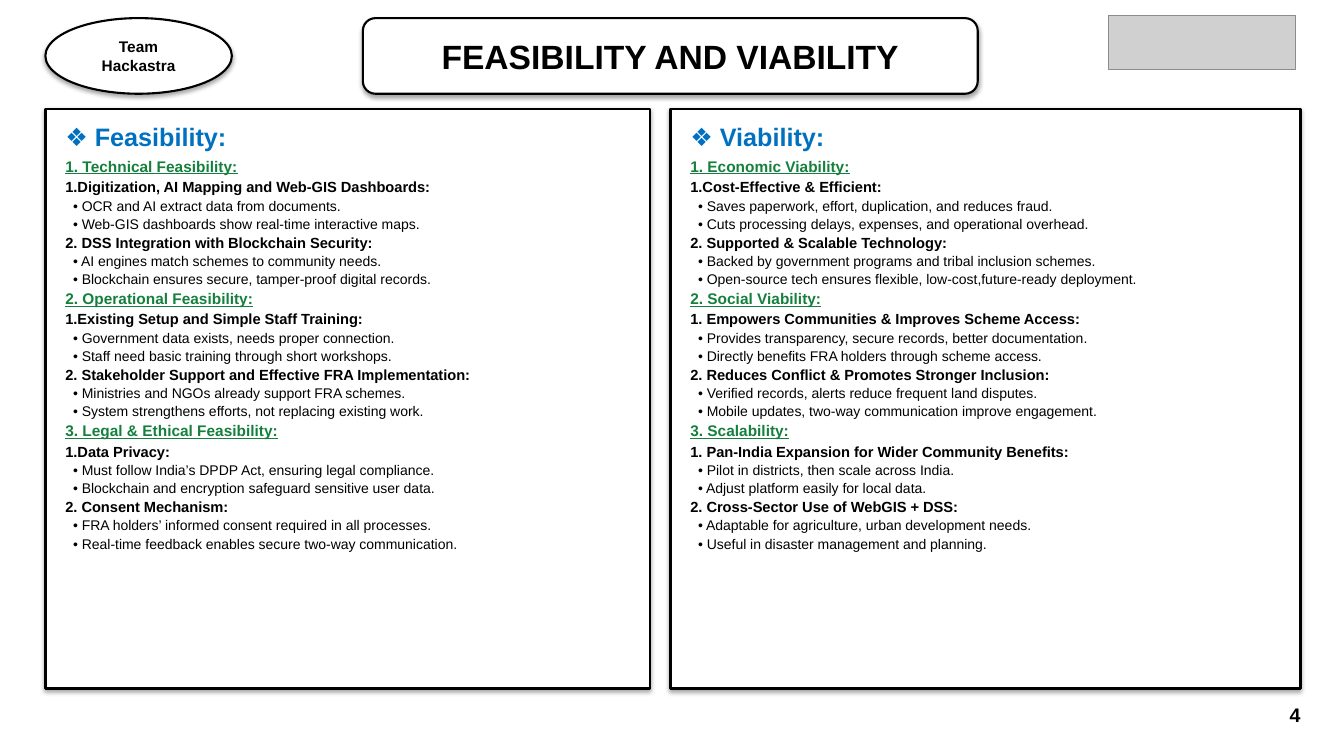
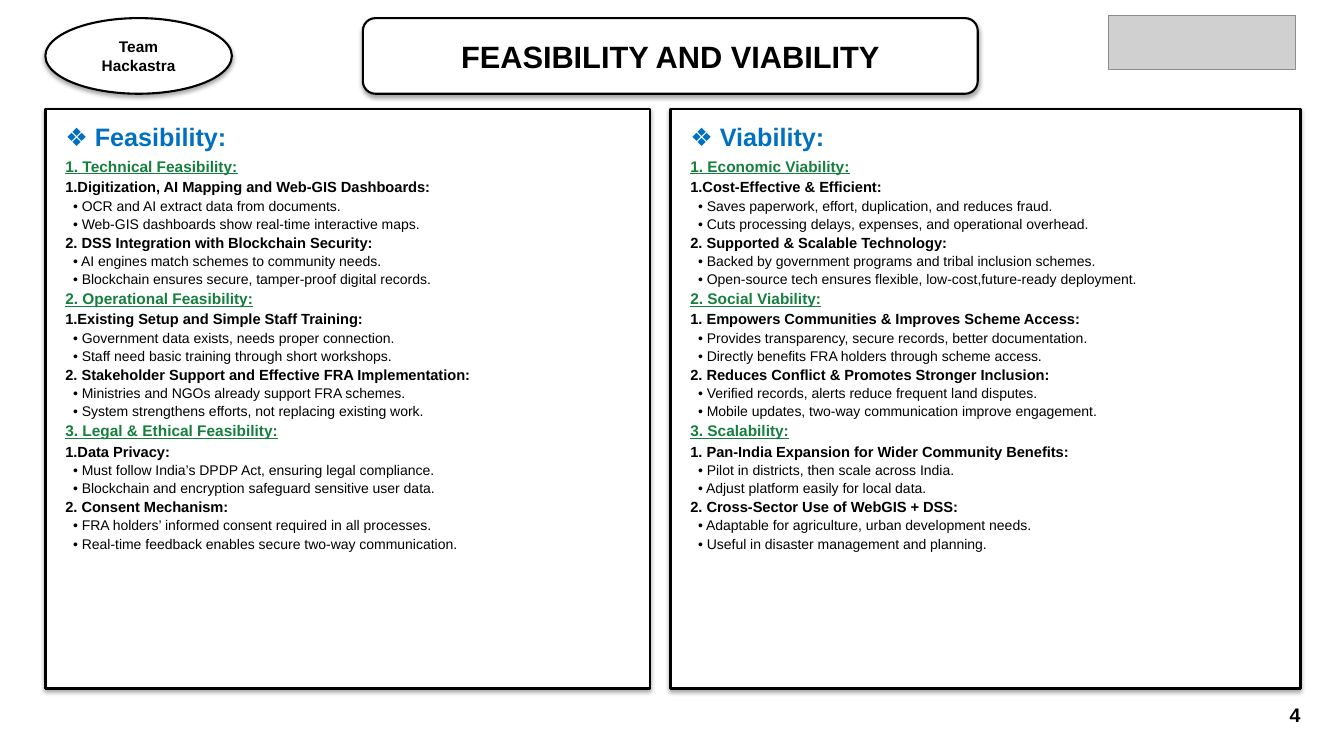
Before and after one commit to ShrilCarpenter/VirasatX, a slide deck: slide 4 of sih_presentation/SIH_Hackastra_Exact_Submission.pptx. Drawn at 1344x756 pixels with LibreOffice and Linux fonts; fonts in the diff are those of the drawing; grey boxes stand for pictures. Boxes give left, top, right and bottom in pixels: in the first picture for what was removed or moved away, otherwise in the second. Text is boxed around its words. In the diff, an @@ line names an element or a change of style, - is before the commit and + after.

Commit message:
fix(presentation): update VirasatX content with accurate, verified claims and zero visual design changes

```diff
--- a/sih_presentation/SIH_Hackastra_Exact_Submission.pptx
+++ b/sih_presentation/SIH_Hackastra_Exact_Submission.pptx
@@ rounded rectangle "FEASIBILITY AND VIABILITY" at (363,18,978,94): size 24 to 22 pt @@
```
Also in this commit, not shown: 1 other slide changed, 14 other files.
